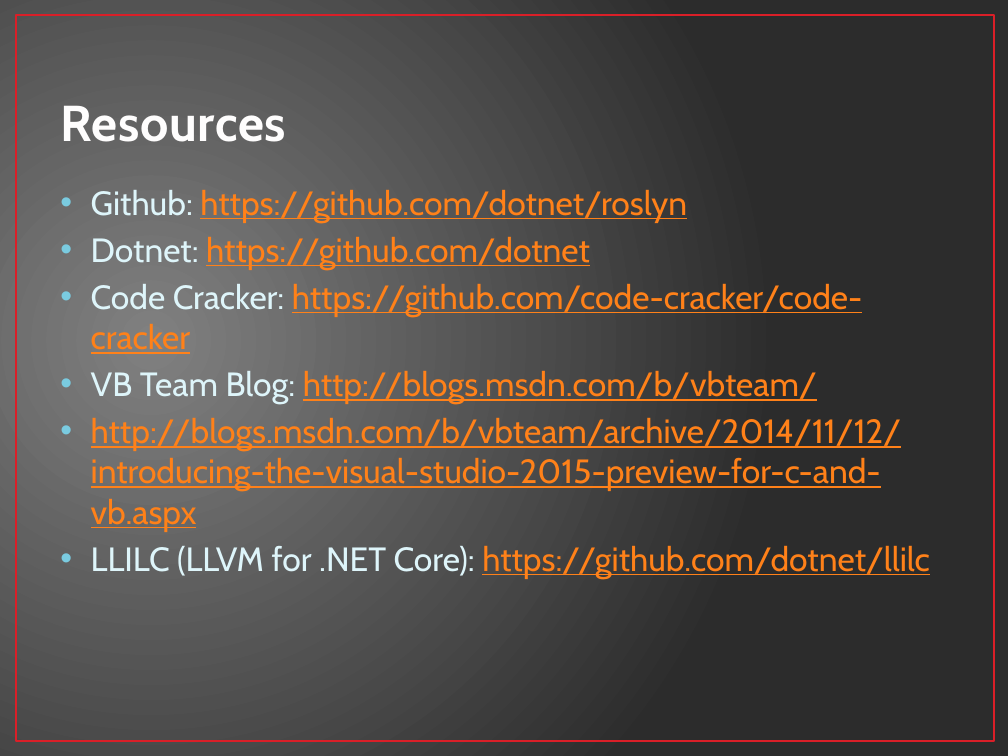
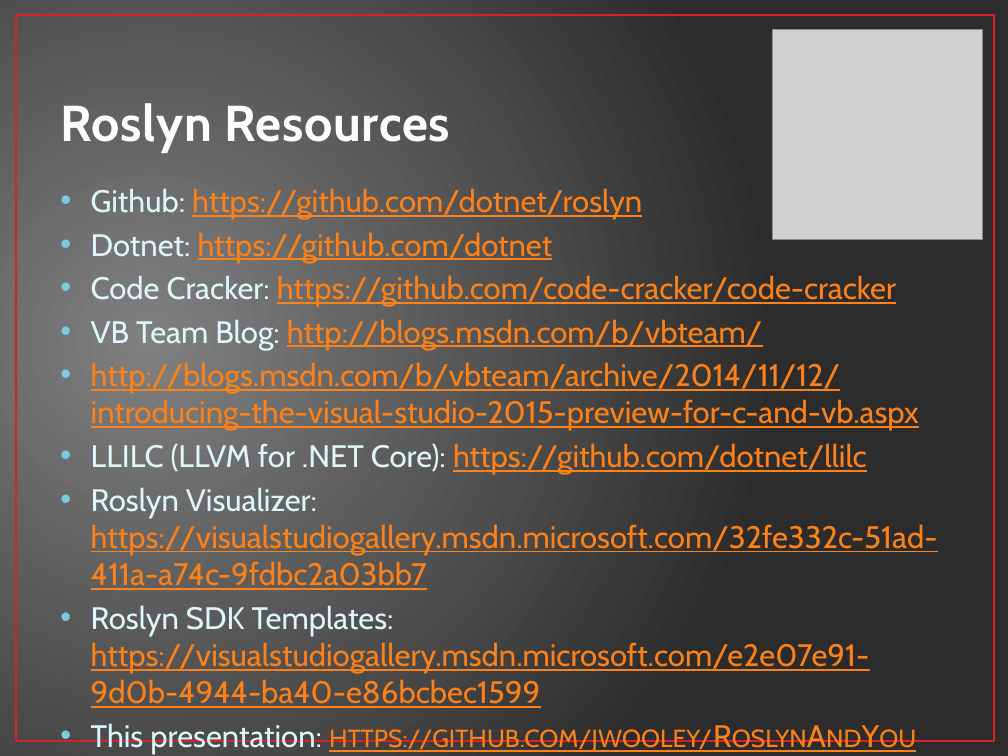
Before and after one commit to jwooley/RoslynAndYou, a slide deck: slide 12 of RoslynAndYou.pptx. Drawn at 1008x756 pixels with LibreOffice and Linux fonts; fonts in the diff are those of the drawing; grey boxes stand for pictures. Boxes give left, top, right and bottom in pixels: in the first picture for what was removed or moved away, otherwise in the second. Text is boxed around its words. In the diff, an @@ line names an element or a change of style, - is before the commit and + after.

```diff
--- a/RoslynAndYou.pptx
+++ b/RoslynAndYou.pptx
@@ picture added at bbox=[773, 29, 983, 239] @@
@@ title at bbox=[60, 103, 451, 151]: text changed @@
-Resources
+Roslyn Resources
@@ text at bbox=[91, 186, 919, 475]: size 24 to 22.2 pt in "Github: https://github.com/dotnet/roslyn", "Dotnet: https://github.com/dotnet", "Code Cracker: https://github.com/code-cracker/code-cracker", "VB Team Blog: http://blogs.msdn.com/b/vbteam/" and 2 more places @@
@@ text at bbox=[91, 487, 938, 754]: paragraphs added @@
+• Roslyn Visualizer: https://visualstudiogallery.msdn.microsoft.com/32fe332c-51ad-411a-a74c-9fdbc2a03bb7
+• Roslyn SDK Templates: https://visualstudiogallery.msdn.microsoft.com/e2e07e91-9d0b-4944-ba40-e86bcbec1599
+• This presentation: https://github.com/jwooley/RoslynAndYou
```
Also in this commit, not shown: 21 other files.
